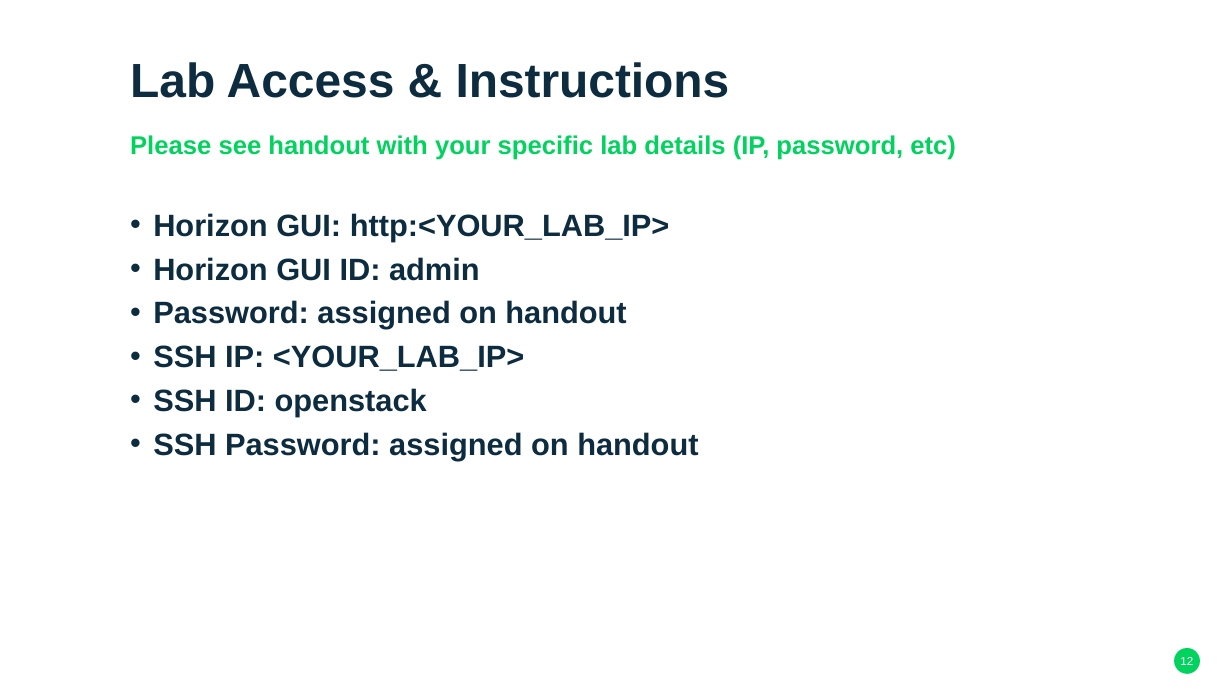
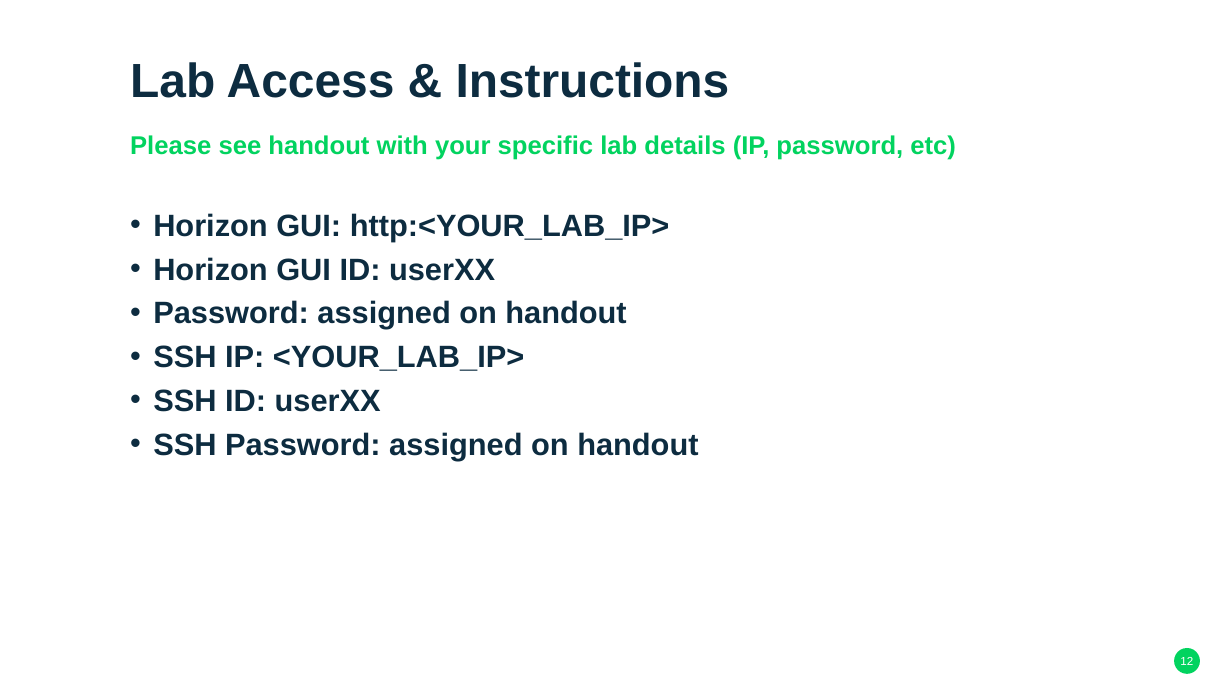
Before and after one commit to OpenStackSanDiego/SecurityServiceChains, a slide deck: slide 12 of Virtualized Security Functions - SUSE Format.pptx. Drawn at 1232x693 pixels with LibreOffice and Linux fonts; fonts in the diff are those of the drawing; background and template pictures are left out. Boxes give left, top, right and bottom in pixels: in the first picture for what was removed or moved away, otherwise in the second. Text is boxed around its words. In the diff, an @@ line names an element or a change of style, - is before the commit and + after.

```diff
--- a/Virtualized Security Functions - SUSE Format.pptx
+++ b/Virtualized Security Functions - SUSE Format.pptx
@@ text at box(153, 257, 495, 281): text changed @@
-• Horizon GUI ID: admin
+• Horizon GUI ID: userXX
@@ text at box(153, 389, 381, 412): text changed @@
-• SSH ID: openstack
+• SSH ID: userXX
```
Also in this commit, not shown: 3 other slides changed.
